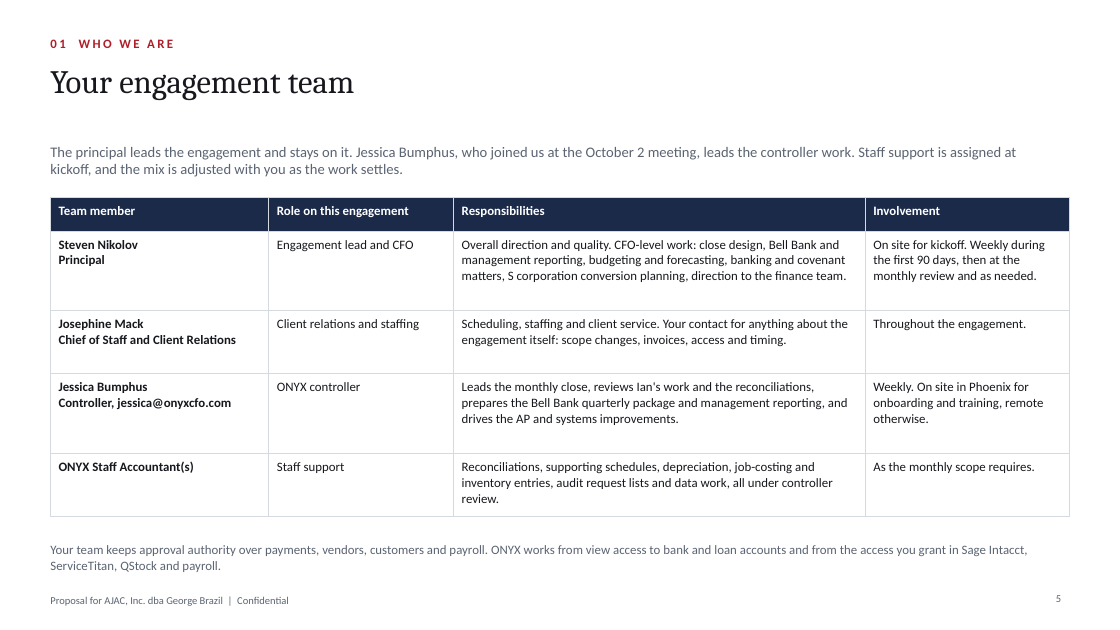
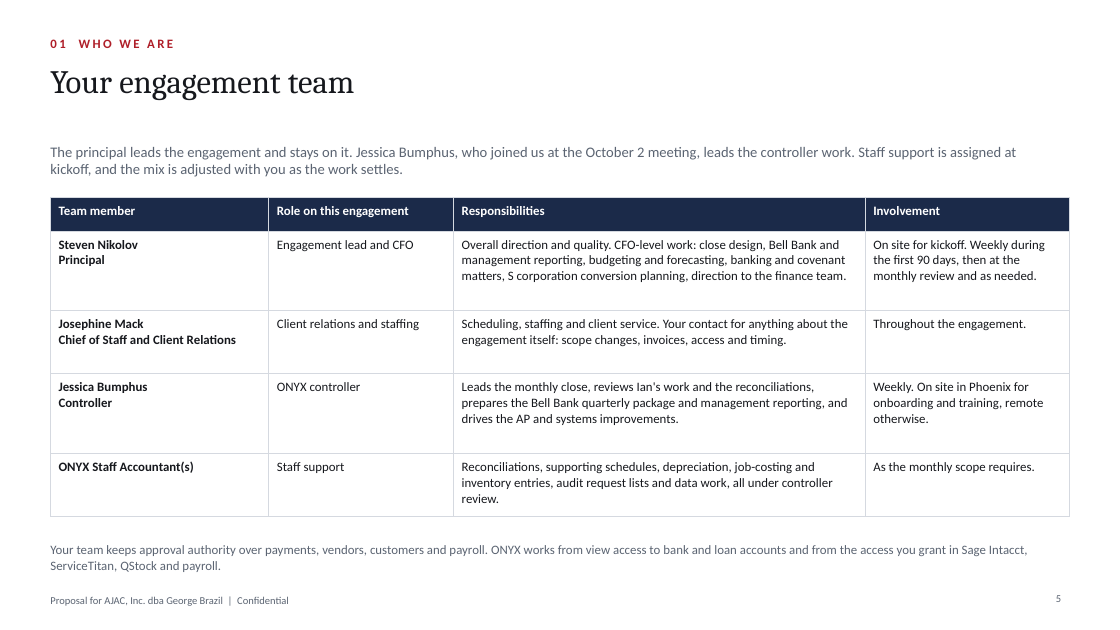
Before and after one commit to Onyxcfo/Engagement-Letter-Edits, a slide deck: slide 5 of Onyx_GeorgeBrazil_Proposal.pptx. Drawn at 1120x630 pixels with LibreOffice and Linux fonts; fonts in the diff are those of the drawing; background and template pictures are left out. Boxes give left, top, right and bottom in pixels: in the first picture for what was removed or moved away, otherwise in the second. Text is boxed around its words. In the diff, an @@ line names an element or a change of style, - is before the commit and + after.

```diff
--- a/Onyx_GeorgeBrazil_Proposal.pptx
+++ b/Onyx_GeorgeBrazil_Proposal.pptx
@@ table at (50, 197, 1070, 507) @@
-row 4, column 1: Jessica Bumphus / Controller, jessica@onyxcfo.com
+row 4, column 1: Jessica Bumphus / Controller
```
Also in this commit, not shown: 2 other slides changed.
